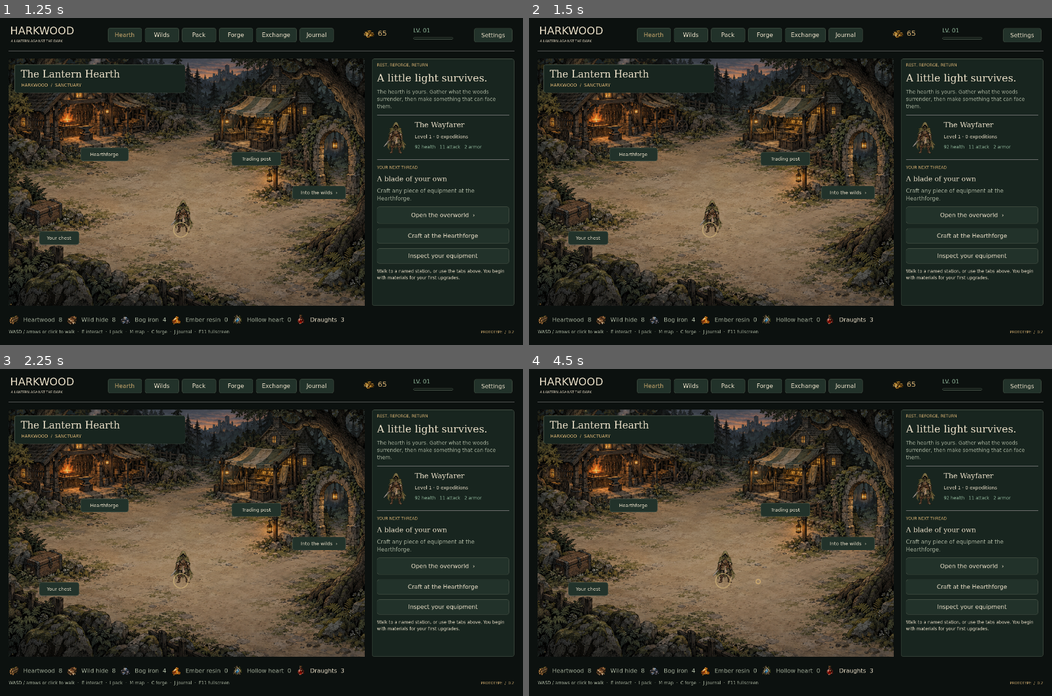
Above: before the commit, frames 1-4 (two rows, left to right).
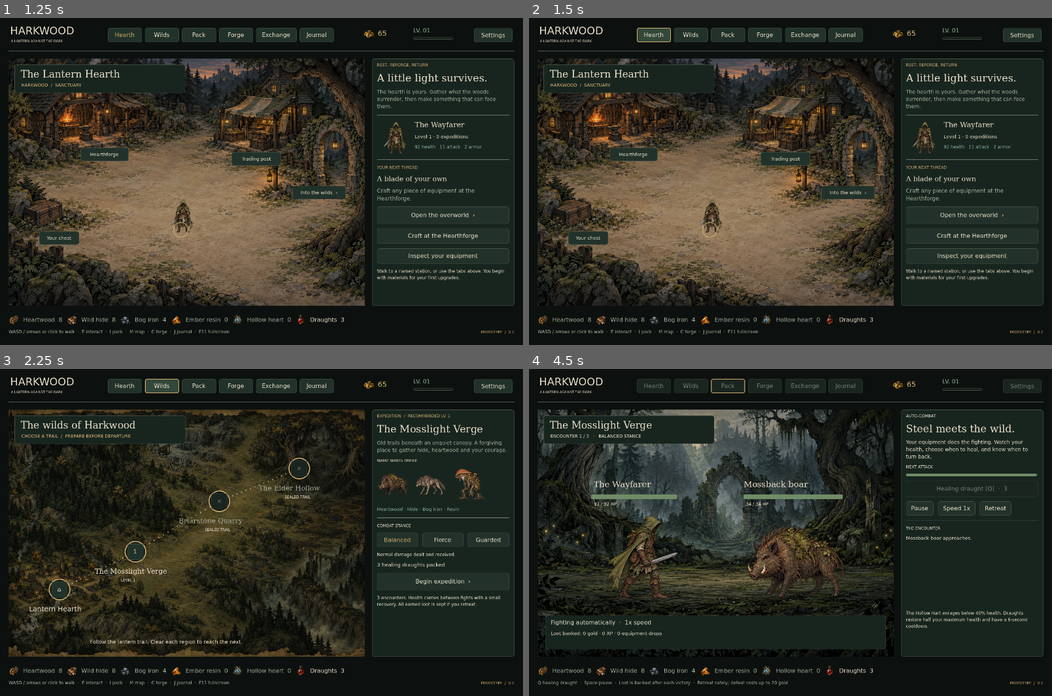
Above: after the commit, the same moments.

Repository: wiings3/Harkwood
Game: Godot game, scene res://scenes/main.tscn
Two runs of this game, one before a commit and one after it. Both use one fixed random seed, a clock stepped at 60 frames per second and the inputs below.
Inputs (mouse positions are in pixels of both pictures, inside the frame that each line leads up to):
- Up to frame 1 (1.25 s): click "Enter Harkwood" at 0.5 s
- Up to frame 2 (1.5 s): click "Hearth" at 1.25 s
- Up to frame 3 (2.25 s): click "Wilds" at 2 s
- Up to frame 4 (4.5 s): click (973, 581) at 2.75 s, where only the run after the commit has a clickable "Begin expedition ›"; click (727, 385) at 3.5 s, where only the run before the commit has a clickable "Pack"; tap Enter at 4.25 s; move the mouse to (905, 516) at 4.27 s; hold D from 4.28 s (still down); tap Q at 4.35 s; click (905, 516) at 4.42 s

Frame 1 is identical in both runs. In frame 2, less than 0.1% of the frame differs, in the area x 1-70%, y 3-88%; in frame 3, 38%; in frame 4, 41%, in the area x 1-98%, y 3-97%.

Commit message:
Fix HUD input blocked by modal layer

Diff:
--- a/scenes/ui/hud_shell.tscn
+++ b/scenes/ui/hud_shell.tscn
@@ -229,4 +229,4 @@
 anchor_bottom = 1.0
 grow_horizontal = 2
 grow_vertical = 2
-mouse_filter = 1
+mouse_filter = 2
